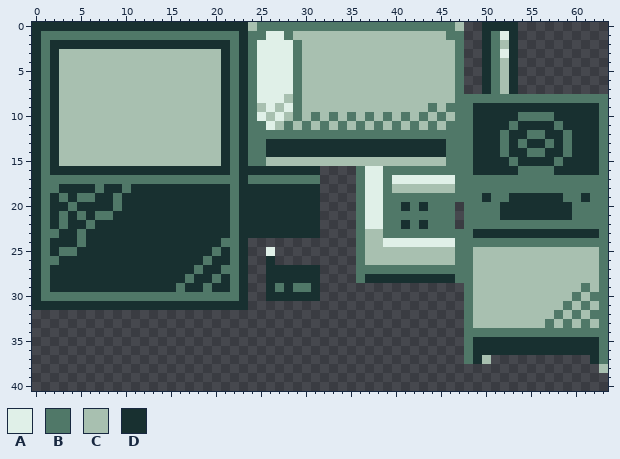
Pixel-art sprite: assets/sprites/home.png. This is how it looked before the edit.
The file is 64x56 pixels. Shown: x 0..63, y 0..40. The old version is drawn lined up with the new one, on the new canvas.
Palette (. is transparent): A #e0f0e8  B #507868  C #a8c0b0  D #183030
Pixels before (only the part around the change), first column x 0:
 0 DDDDDDDDDDDDDDDDDDDDDDDDCBBBBBBBBBBBBBBBBBBBBBBC..DDDD..........
 1 DBBBBBBBBBBBBBBBBBBBBBBDBBAABCCCCCCCCCCCCCCCCCBB..DBAD..........
 2 DBDDDDDDDDDDDDDDDDDDDDBDBAAAABCCCCCCCCCCCCCCCCCB..DBCD..........
 3 DBDCCCCCCCCCCCCCCCCCCDBDBAAAABCCCCCCCCCCCCCCCCCB..DBAD..........
 4 DBDCCCCCCCCCCCCCCCCCCDBDBAAAABCCCCCCCCCCCCCCCCCB..DBCD..........
 5 DBDCCCCCCCCCCCCCCCCCCDBDBAAAABCCCCCCCCCCCCCCCCCB..DBCD..........
 6 DBDCCCCCCCCCCCCCCCCCCDBDBAAAABCCCCCCCCCCCCCCCCCB..DBCD..........
 7 DBDCCCCCCCCCCCCCCCCCCDBDBAAAABCCCCCCCCCCCCCCCCCB..DBCD..........
 8 DBDCCCCCCCCCCCCCCCCCCDBDBAAACBCCCCCCCCCCCCCCCCCBBBBBBBBBBBBBBBBB
 9 DBDCCCCCCCCCCCCCCCCCCDBDBCACABCCCCCCCCCCCCCCBCBBBDDDDDDDDDDDDDDB
10 DBDCCCCCCCCCCCCCCCCCCDBDBACACBCBCBCBCBCBCBCBCBCBBDDDDDBBBBDDDDDB
11 DBDCCCCCCCCCCCCCCCCCCDBDBBACBCBCBCBCBCBCBCBCBCBBBDDDDBDDDDBDDDDB
12 DBDCCCCCCCCCCCCCCCCCCDBDBBBBBBBBBBBBBBBBBBBBBBBBBDDDBDDBBDDBDDDB
13 DBDCCCCCCCCCCCCCCCCCCDBDBBDDDDDDDDDDDDDDDDDDDDBBBDDDBDBDDBDBDDDB
14 DBDCCCCCCCCCCCCCCCCCCDBDBBDDDDDDDDDDDDDDDDDDDDBBBDDDBDDBBDDBDDDB
15 DBDCCCCCCCCCCCCCCCCCCDBDBBCCCCCCCCCCCCCCCCCCCCBBBDDDDBDDDDBDDDDB
16 DBDDDDDDDDDDDDDDDDDDDDBDDDDDDDDD....BAABBBBBBBBBBDDDDDBBBBDDDDDB
17 DBBBBBBBBBBBBBBBBBBBBBBDBBBBBBBB....BAABAAAAAAABBBBBBBBBBBBBBBBB
18 DBBDDDDBDDBDDDDDDDDDDDBDDDDDDDDD....BAABCCCCCCCBBBBBBBBBBBBBBBBB
19 DBDBDBBDDBDDDDDDDDDDDDBDDDDDDDDD....BAABBBBBBBBBBBDBBDDDDDDBBDBB
20 DBDDBDDDDBDDDDDDDDDDDDBDDDDDDDDD....BAABBDBDBBB.BBBBDDDDDDDDBBBB
21 DBDBDBDBBDDDDDDDDDDDDDBDDDDDDDDD....BAABBBBBBBB.BBBBDDDDDDDDBBBB
22 DBDBDDBDDDDDDDDDDDDDDDBDDDDDDDDD....BAABBDBDBBB.BBBBBBBBBBBBBBBB
23 DBBDDBDDDDDDDDDDDDDDDDBDDDDDDDDD....BCCBBBBBBBBBBDDDDDDDDDDDDDDB
24 DBDDDBDDDDDDDDDDDDDDDBBD............BCCAAAAAAAABBBBBBBBBBBBBBBBB
25 DBDBBDDDDDDDDDDDDDDDBDBD..A.........BCCCCCCCCCCBBCCCCCCCCCCCCCCB
26 DBBDDDDDDDDDDDDDDDDBDDBD..D.........BCCCCCCCCCCBBCCCCCCCCCCCCCCB
27 DBDDDDDDDDDDDDDDDDBDDBBD..DDDDDD....BBBBBBBBBBBBBCCCCCCCCCCCCCCB
28 DBDDDDDDDDDDDDDDDBDDBDBD..DDDDDD....BDDDDDDDDDDBBCCCCCCCCCCCCCCB
29 DBDDDDDDDDDDDDDDBDDBDDBD..DBDBBD................BCCCCCCCCCCCCBCB
30 DBBBBBBBBBBBBBBBBBBBBBBD..DDDDDD................BCCCCCCCCCCCBCBB
31 DDDDDDDDDDDDDDDDDDDDDDDD........................BCCCCCCCCCCBCBCB
32 ................................................BCCCCCCCCCBCBCBB
33 ................................................BCCCCCCCCBCBCBCB
34 ................................................BBBBBBBBBBBBBBBB
35 ................................................BDDDDDDDDDDDDDDB
36 ................................................BDDDDDDDDDDDDDDB
37 ................................................BDC...........DB
38 ...............................................................C
39 ................................................................
40 ................................................................
Now the later version:
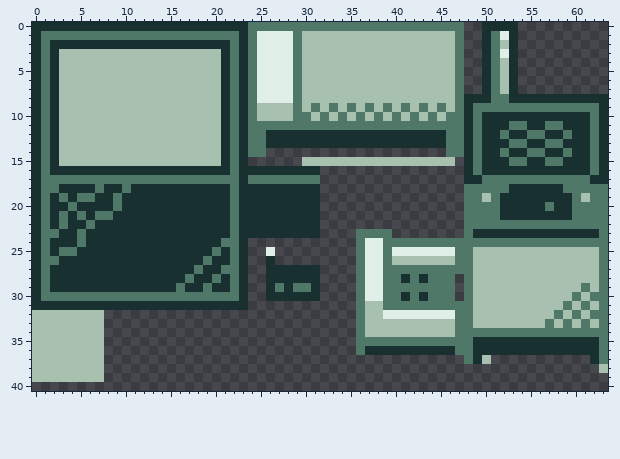
From old to new:
canvas 64x56 -> 64x64
Colour A is added in rows 29 to 30 at x 37 to 38; in row 32 at x 39 to 46.
Colour A replaces colour B in row 1 at x 25 and 28; in row 27 at x 37 to 38.
Colour A replaces colour C in row 8 at x 28; in row 24 at x 37 to 38; in row 25 at x 37 to 38 and 40 to 46; in row 26 at x 37 to 38.
Colour A replaces colour D in row 28 at x 37 to 38.
Colour B is added in row 29 at x 36 and 39 to 46; in row 30 at x 36, 39 to 40, 42 and 44 to 46; in row 31 at x 36 and 39 to 47; in rows 32 to 34 at x 36 and 47; in row 35 at x 36 to 47; in row 36 at x 36 and 47.
Colour B replaces colour A in row 11 at x 26; in row 24 at x 39 to 46.
Colour B replaces colour C in row 0 at x 24 and 47; in row 1 at x 29; in row 9 at x 31, 33, 35, 37, 39, 41, 43 and 45; in row 10 at x 30, 32, 34, 36, 38, 40, 42, 44 and 46; in row 11 at x 27, 29, 31, 33, 35, 37, 39, 41, 43 and 45; in row 23 at x 37 to 38.
Colour B replaces colour C in rows 25 to 26 at x 39.
Colour B replaces colour D in row 9 at x 49 to 62; in row 10 at x 49 and 62; in row 11 at x 49, 54, 57 and 62; in row 12 at x 49 and 62; in row 13 at x 49, 53, 58 and 62; in row 14 at x 49 and 62.
Colour B replaces colour D in row 15 at x 49, 54, 57 and 62; in row 16 at x 49 and 62; in row 20 at x 57; in row 28 at x 39 to 40, 42 and 44 to 46.
Colour C is added in row 31 at x 37 to 38; in row 32 at x 0 to 7 and 37 to 38; in rows 33 to 34 at x 0 to 7 and 37 to 46; in rows 35 to 39 at x 0 to 7.
Colour C replaces colour A in row 9 at x 26 and 28; in row 10 at x 25 and 27.
Colour C replaces colour B in row 1 at x 46; in row 9 at x 44 and 46; in row 10 at x 31, 33, 35, 37, 39, 41, 43 and 45; in row 15 at x 46.
Colour C replaces colour D in row 19 at x 50 and 61.
Colour D is added in row 30 at x 41 and 43; in row 36 at x 37 to 46.
Colour D replaces colour B in row 8 at x 48 to 50 and 53 to 63; in row 9 at x 48 and 63; in row 10 at x 48, 54 to 57 and 63; in row 11 at x 48 and 63; in row 12 at x 26 to 45, 48 and 63; in row 13 at x 48, 52, 59 and 63.
Colour D replaces colour B in rows 14 to 15 at x 48 and 63; in row 16 at x 48, 54 to 57 and 63; in row 17 at x 48 to 49 and 62 to 63; in row 18 at x 53 to 58; in row 19 at x 52 and 59.
The edit erases colour A in row 16 at x 37 to 38; in row 17 at x 37 to 38 and 40 to 46; in rows 18 to 22 at x 37 to 38.
The edit erases colour B in row 15 at x 24 to 25 and 47; in row 16 at x 36 and 39 to 47; in rows 17 to 18 at x 36, 39 and 47; in row 19 at x 36 and 39 to 47; in row 20 at x 36, 39 to 40, 42 and 44 to 46; in row 21 at x 36 and 39 to 46.
The edit erases colour B in row 22 at x 36, 39 to 40, 42 and 44 to 46; in row 23 at x 40 to 47; in row 28 at x 47.
The edit erases colour C in row 15 at x 26 to 29; in row 18 at x 40 to 46.
The edit erases colour D in row 14 at x 26 to 45; in row 20 at x 41 and 43; in row 22 at x 41 and 43.
Pixel boxes of the changes (left, top, right, bottom) in both pictures:
changed: (248, 22, 302, 40)
changed: (446, 22, 464, 40)
changed: (248, 94, 608, 355)
added: (32, 310, 104, 382)
